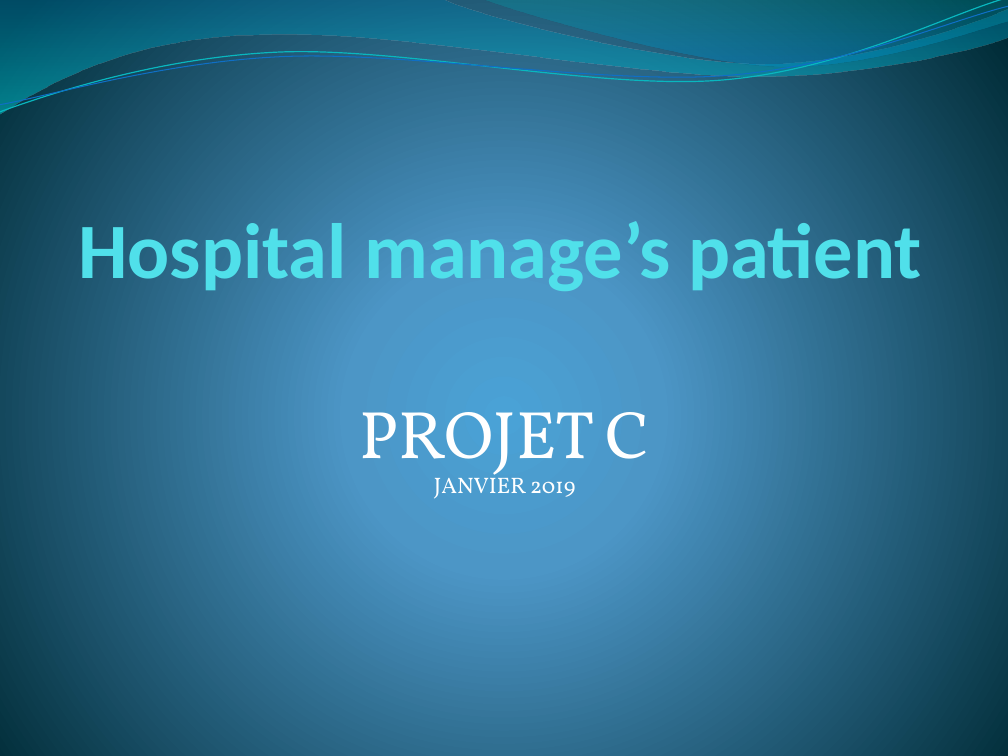
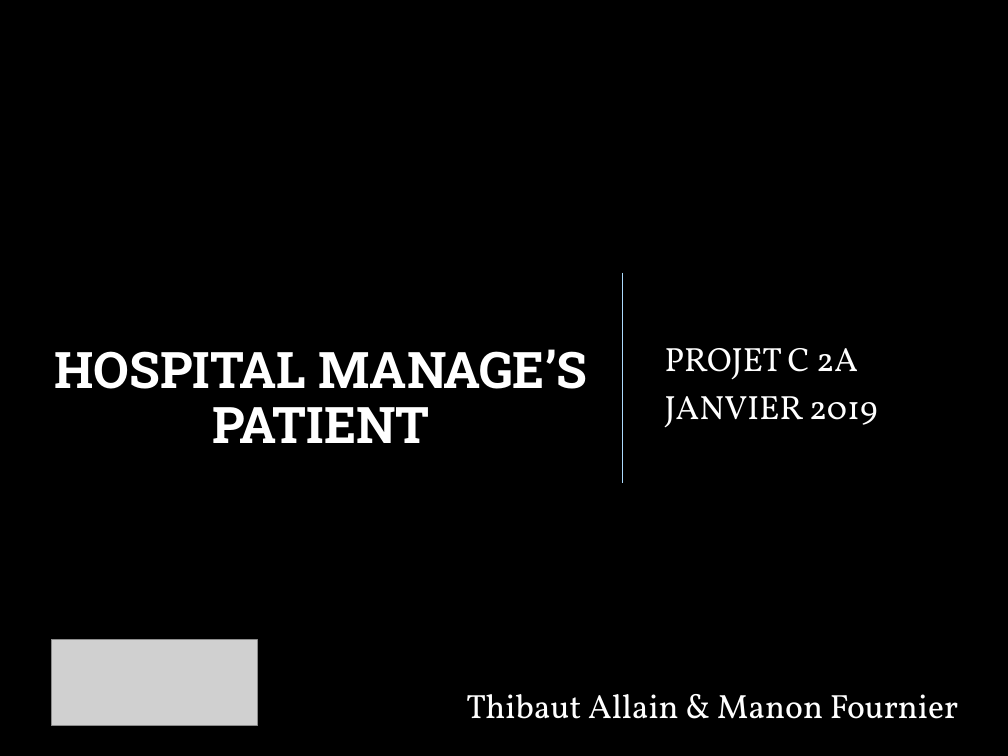
Before and after one commit to manonfrnr/projectS1, a slide deck: slide 1 of ProjetS1.pptx. Drawn at 1008x756 pixels with LibreOffice and Linux fonts; fonts in the diff are those of the drawing; grey boxes stand for pictures; background and template pictures are left out. Boxes give left, top, right and bottom in pixels: in the first picture for what was removed or moved away, otherwise in the second. Text is boxed around its words. In the diff, an @@ line names an element or a change of style, - is before the commit and + after.

```diff
--- a/ProjetS1.pptx
+++ b/ProjetS1.pptx
@@ background gradient #4AA0D6 to #4C98C7 to #002C38 to picture (left out) @@
@@ freeform shape removed at box(0, 0, 1008, 114) @@
@@ freeform shape removed at box(0, 0, 1008, 117) @@
@@ freeform shape removed at box(0, 6, 1008, 112) @@
@@ freeform shape removed at box(483, 0, 1008, 70) @@
@@ subtitle "PROJET C 2A JANVIER 2019" at box(665, 348, 877, 428): vertical alignment top to middle @@
@@ title "HOSPITAL MANAGE’S PATIENT" at box(54, 349, 588, 443): vertical alignment bottom to middle @@
@@ line added from (622, 272) to (622, 484), #ABDAFC 1 pt @@
@@ title at box(54, 349, 588, 443): text changed; size 56 to 36 pt; font Calibri to Roboto Slab; text colour #51E0EA to #FFFFFF @@
-Hospital manage’s patient
+HOSPITAL MANAGE’S PATIENT
@@ subtitle at box(665, 348, 877, 428): text changed; size 16 to 24 pt @@
-PROJET C
-JANVIER 2019
+PROJET C 2A
+JANVIER 2019
@@ picture added at box(51, 640, 257, 726) @@
@@ text added at box(466, 694, 958, 719), 24 pt, text #FFFFFF @@
+Thibaut Allain & Manon Fournier
```
Also in this commit, not shown: 3 other slides changed, 5 slides added, 1 slide removed, 6 other files.
